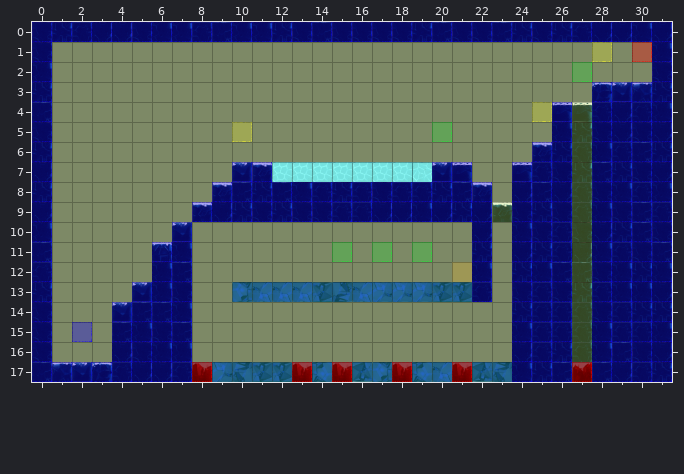
Level history. Tiled map: Spellington/src/res/map/mapPlains2.tmx. The first picture shows the starting point.
Cells are 50x50 px. Shown: x 0..31, y 0..17.
New version:
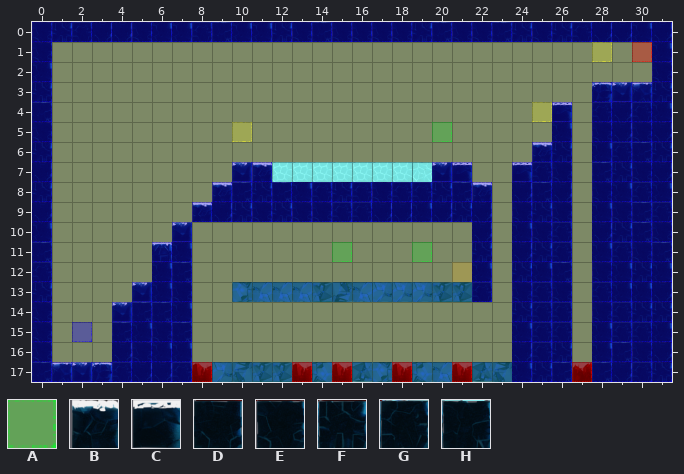
Key: from "collisionTile": A 1; from "frozenPlainsTile": B 0, C 5, D 40, E 42, F 43, G 44, H 45.
_ is an empty cell, . an unchanged one.
See-through tiles are keyed as they look on the map.
Edits made:
--- layer "terrain"
@@ x 23..27 @@
- 4 ....C
- 5 ....F
- 6 ....G
- 7 ....F
- 8 ....G
- 9 B...G
-10 ....E
-11 ....D
-12 ....H
-13 ....F
-14 ....G
-15 ....G
-16 ....G
+ 4 ...._
+ 5 ...._
+ 6 ...._
+ 7 ...._
+ 8 ...._
+ 9 _..._
+10 ...._
+11 ...._
+12 ...._
+13 ...._
+14 ...._
+15 ...._
+16 ...._
--- layer "event"
@@ x 27..27 @@
- 2 A
+ 2 _
@@ x 17..17 @@
-11 A
+11 _
Boxes around the changes in both pictures, in picture pixels (x1, y1, x2, y2):
removed: (572, 62, 592, 82)
removed: (572, 102, 592, 362)
removed: (492, 202, 512, 222)
removed: (372, 242, 392, 262)
